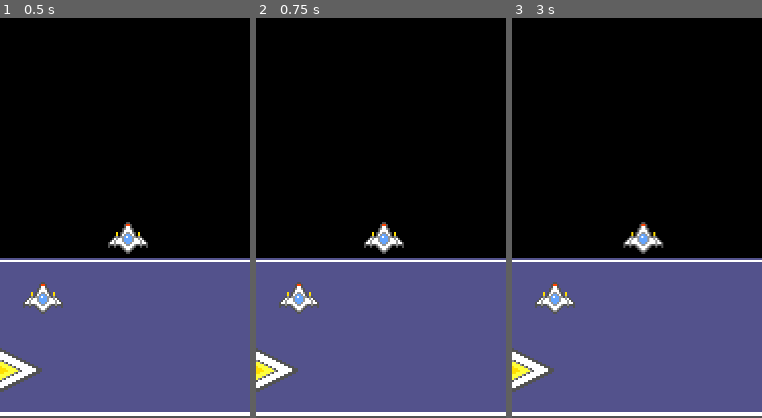
Above: before the commit, frames 1-3 (left to right).
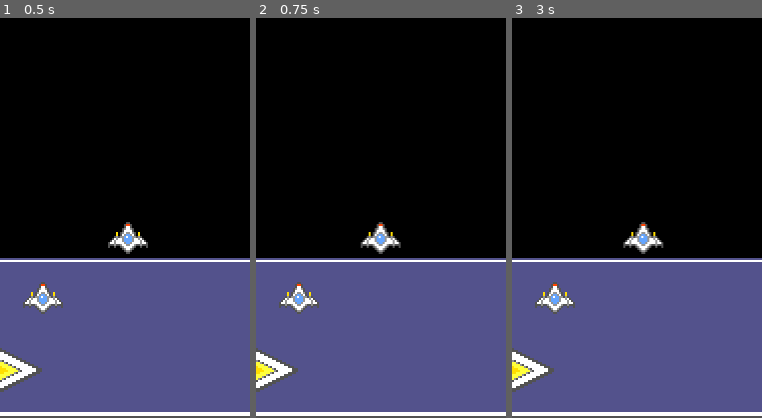
Above: after the commit, the same moments.

Repository: vivisuke/GD4Shooting
Game: Godot game, scene res://main_scene.tscn
The game is run twice, just before and just after one commit, with the same random seed, the same clock (stepped at 60 frames per second) and the same inputs.
Inputs (mouse positions are % of the whole screen's width and height, from its top left):
- Up to frame 1 (0.5 s): no input
- Up to frame 2 (0.75 s): click (10, 94) at 0.5 s
- Up to frame 3 (3 s): click (26, 94) at 1.25 s; click (86, 94) at 2 s; tap Enter at 2.75 s; hold Right from 2.78 s (still down)
The pictures show only the part of the screen within x 24-74%, y 50-100%; the shares and areas given below are measured in that part.

Frame 1 is identical in both runs. In frame 2, 0.7% of the frame differs, in the area x 41-60%, y 51-59%; in frame 3, nothing differs.

Commit message:
0018 ◎ C 08/28 08/28 0.001│ToDo│左右ボタン押下でも自機左右移動

Diff:
--- a/Gd4Shooting/main_scene.tscn
+++ b/Gd4Shooting/main_scene.tscn
@@ -150,3 +150,8 @@
 offset_bottom = 784.0
 texture_normal = ExtResource("7_qg3xw")
 texture_pressed = ExtResource("8_a56ai")
+
+[connection signal="button_down" from="CanvasLayer/LeftButton" to="." method="_on_left_button_button_down"]
+[connection signal="button_up" from="CanvasLayer/LeftButton" to="." method="_on_left_button_button_up"]
+[connection signal="button_down" from="CanvasLayer/RightButton" to="." method="_on_right_button_button_down"]
+[connection signal="button_up" from="CanvasLayer/RightButton" to="." method="_on_right_button_button_up"]
--- a/Gd4Shooting/scripts/main_scene.gd
+++ b/Gd4Shooting/scripts/main_scene.gd
@@ -35,3 +35,13 @@
 		else:
 			print("relesed")
 			move_fighter = 0
+
+
+func _on_left_button_button_down():
+	move_fighter = KEY_LEFT
+func _on_left_button_button_up():
+	move_fighter = 0
+func _on_right_button_button_down():
+	move_fighter = KEY_RIGHT
+func _on_right_button_button_up():
+	move_fighter = 0
Not shown, changed: GD4Shooting.spr
